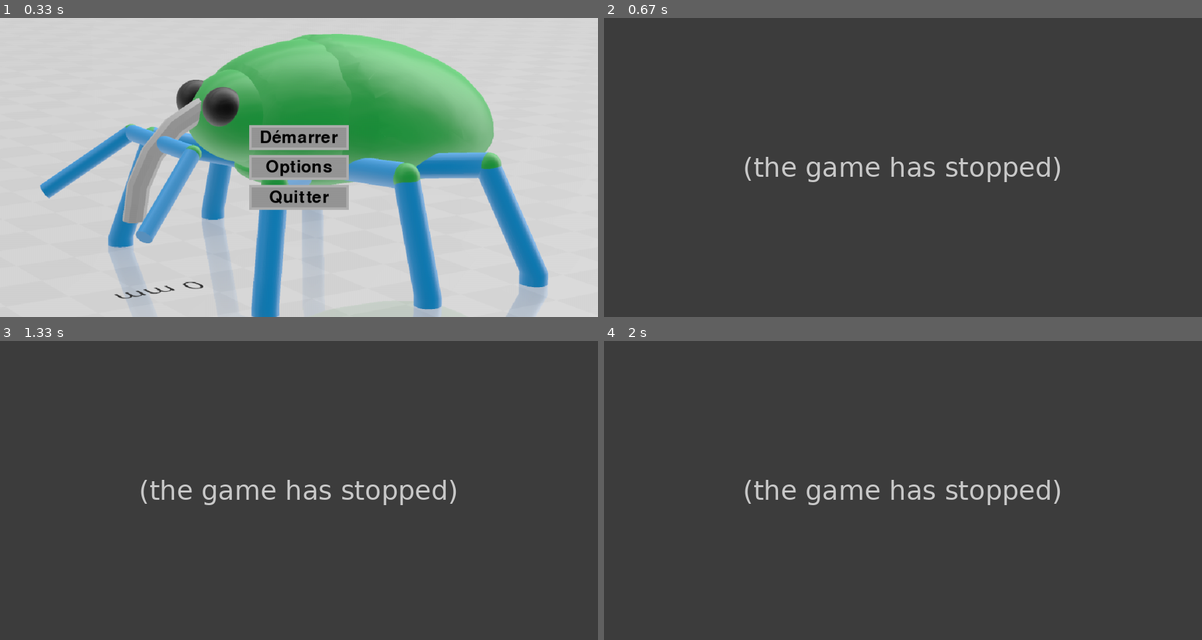
Above: before the commit, frames 1-4 (two rows, left to right).
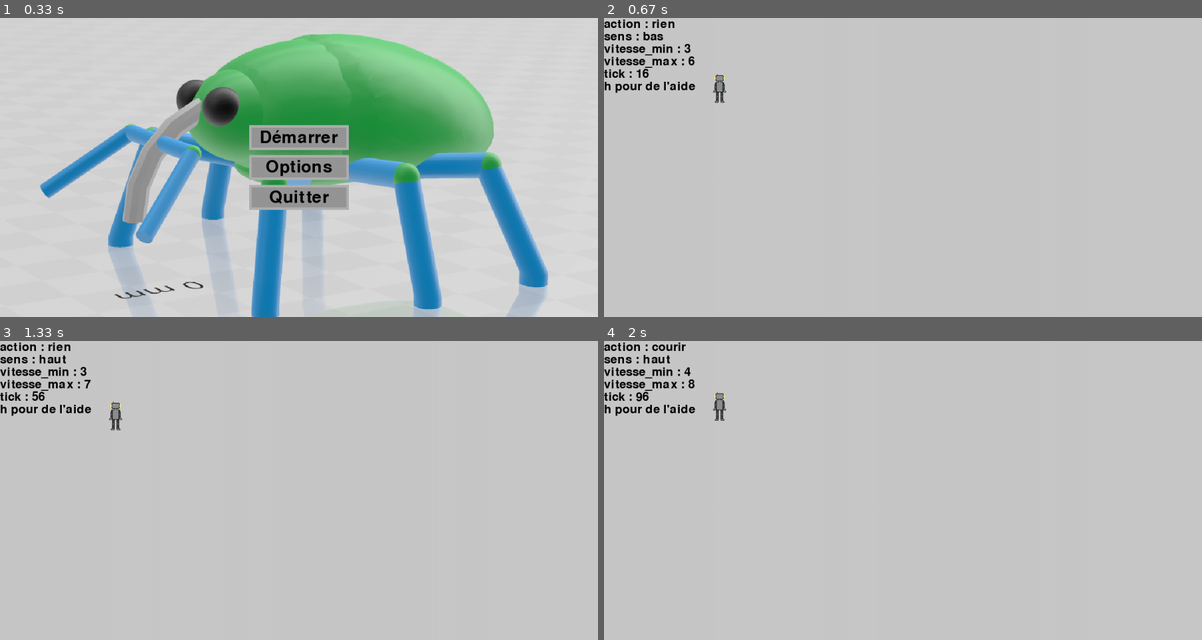
Above: after the commit, the same moments.

Repository: artieur262/Roborancon
Game: pygame game, started from main.py
Two runs of this game, one before a commit and one after it. Both use one fixed random seed, a clock stepped at 60 frames per second and the inputs below.
Inputs (mouse positions are in pixels of both pictures, inside the frame that each line leads up to):
- Up to frame 1 (0.33 s): no input
- Up to frame 2 (0.67 s): click (903, 137) at 0.38 s
- Up to frame 3 (1.33 s): tap Space at 0.67, 1.07 s; hold Right from 1 s (still down); move the mouse to (304, 508) at 1.03 s; tap S at 1.15 s
- Up to frame 4 (2 s): tap Space at 1.37, 1.57, 1.9 s; release Right at 1.47 s; hold Up 1.5-1.8 s; move the mouse to (962, 556) at 1.53 s; hold Right from 1.83 s (still down); move the mouse to (717, 559) at 1.87 s; tap Shift at 1.98 s

Frame 1 is identical in both runs. In frame 2, 99% of the frame differs, in the area x 0-100%, y 0-100%; in frame 3, 99%; in frame 4, 99%.
Error before the commit: TypeError: chercher_ficher() missing 1 required positional argument: 'nom' (graphique.py lin...; the game stopped at 0.38 s (later frames are placeholders)

Commit message:
correction de bug

Diff:
--- a/interface/graphique.py
+++ b/interface/graphique.py
@@ -308,12 +308,13 @@
     """Charge les images dans un dossier"""
     dossier = os.listdir(chemin)
     images:list[Image] = []
+
     for ficher in dossier:
         if len(ficher) > 4 and ficher[-4:] == ".png":
             images.append(
                 Image(pygame.image.load(os.path.join(chemin, ficher)).convert_alpha())
             )
-    if save.chercher_ficher(chemin + "ancre.json"):
+    if save.chercher_ficher(chemin , "ancre.json"):
         ancre= save.load_json(chemin +"/"+"ancre.json")
         for i in range(len(images)):
             images[i].ancre=ancre[i]
